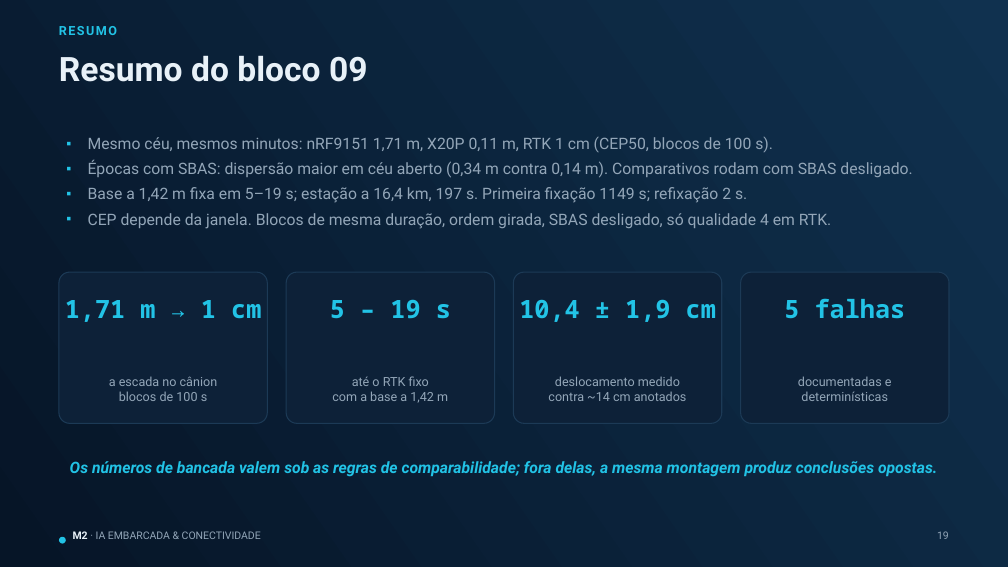
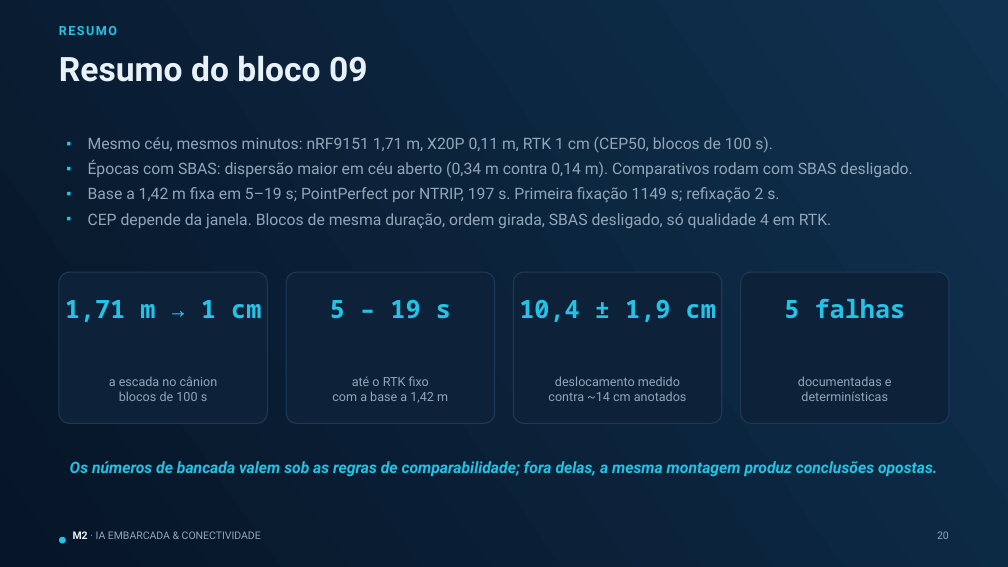
Before and after one commit to joaodullius/nrf-manaus-2, a slide deck: slide 20 of doc/gnss/M2-09_Escada_de_Precisao.pptx (slide 19 before the commit). Drawn at 1008x567 pixels with LibreOffice and Linux fonts; fonts in the diff are those of the drawing. Boxes give left, top, right and bottom in pixels: in the first picture for what was removed or moved away, otherwise in the second. Text is boxed around its words. In the diff, an @@ line names an element or a change of style, - is before the commit and + after.

```diff
--- a/doc/gnss/M2-09_Escada_de_Precisao.pptx
+++ b/doc/gnss/M2-09_Escada_de_Precisao.pptx
@@ text at (88,187,779,203): text changed @@
-▪ Base a 1,42 m fixa em 5–19 s; estação a 16,4 km, 197 s. Primeira fixação 1149 s; refixação 2 s.
+▪ Base a 1,42 m fixa em 5–19 s; PointPerfect por NTRIP, 197 s. Primeira fixação 1149 s; refixação 2 s.
@@ text at (937,531,949,539): text changed @@
-19
+20
```
Also in this commit, not shown: 8 other slides changed, 1 slide added, 44 other files.
